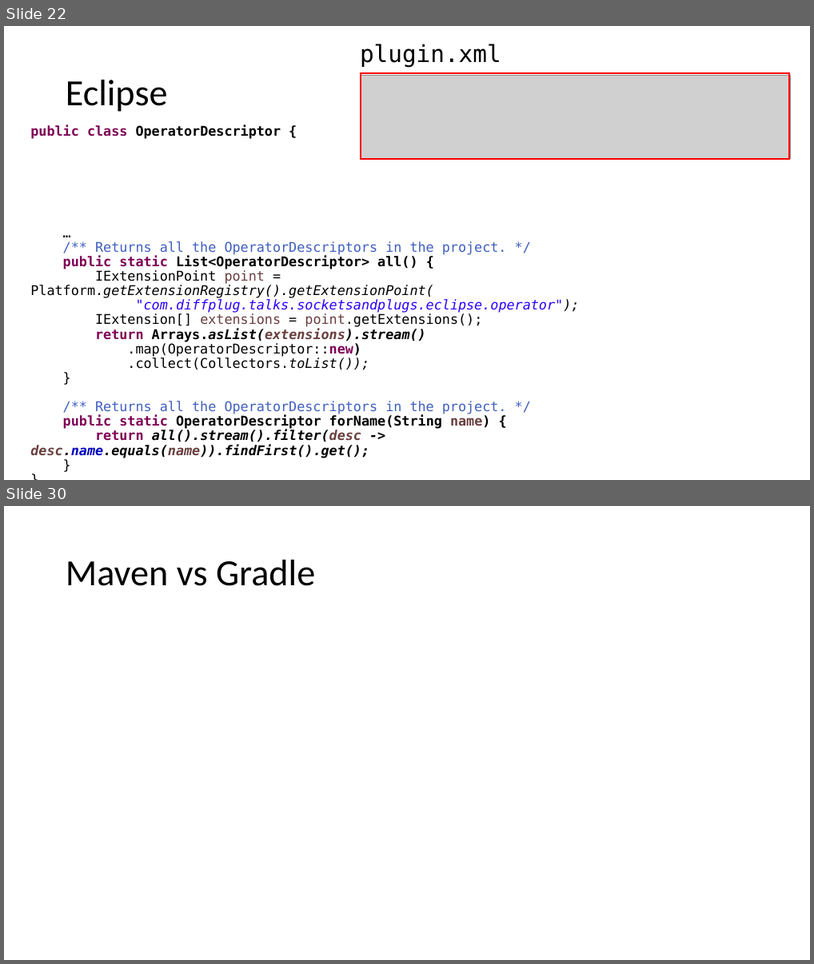
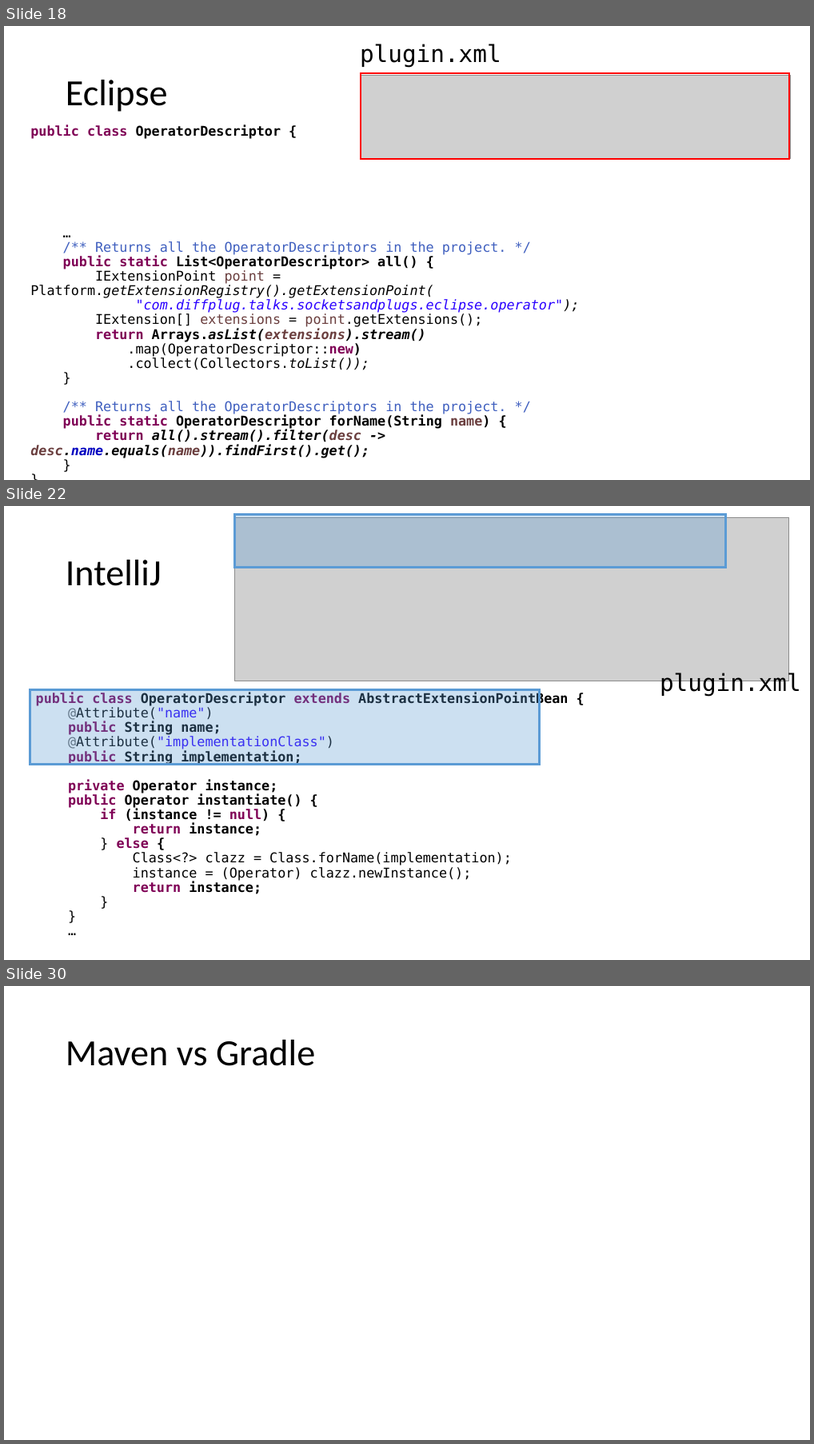
Before and after one commit to diffplug/sockets-and-plugs, a slide deck: Socket and Plugs.pptx. Shown one above the other, each under a label of ours: slides 22 and 30 before the commit, slides 18, 22 and 30 after it; the slides between them are not shown. The pictures are 814x964 and 814x1444 pixels, drawn with LibreOffice and Linux fonts; fonts in the diff are those of the drawing; grey boxes stand for pictures. Boxes give left, top, right and bottom in pixels: in the first picture for what was removed or moved away, otherwise in the second. Text is boxed around its words. In the diff, an @@ line names an element or a change of style, - is before the commit and + after.

Commit message:
Initial maven-vs-gradle implementation.

```diff
--- a/Socket and Plugs.pptx
+++ b/Socket and Plugs.pptx
@@ slide 22 added at (4,506,810,960), background #FFFFFF @@
@@ picture added at (234,517,790,680) @@
@@ rectangle added at (234,515,726,567), fill #5B9BD5 at 31% opacity, outline #5B9BD5 2.75 pt @@
@@ title added at (66,560,162,586), 44 pt, text #000000 @@
+IntelliJ
@@ text added at (660,672,802,696), 28 pt, text #000000 @@
+plugin.xml
@@ rectangle added at (30,690,540,764), fill #5B9BD5 at 31% opacity, outline #5B9BD5 2.75 pt @@
@@ text added at (36,692,568,894), 16 pt, text #000000, bold @@
+public class OperatorDescriptor extends AbstractExtensionPointBean {
+@Attribute("name")
+public String name;
+@Attribute("implementationClass")
+public String implementation;
+private Operator instance;
+public Operator instantiate() {
+if (instance != null) {
+return instance;
+} else {
+Class<?> clazz = Class.forName(implementation);
+instance = (Operator) clazz.newInstance();
+return instance;
+}
+}
+…
@@ what was slide 22 is now slide 18 @@
```
Also in this commit, not shown: 5 slides changed, 6 other slides added, 8 slides removed, 10 other files.
